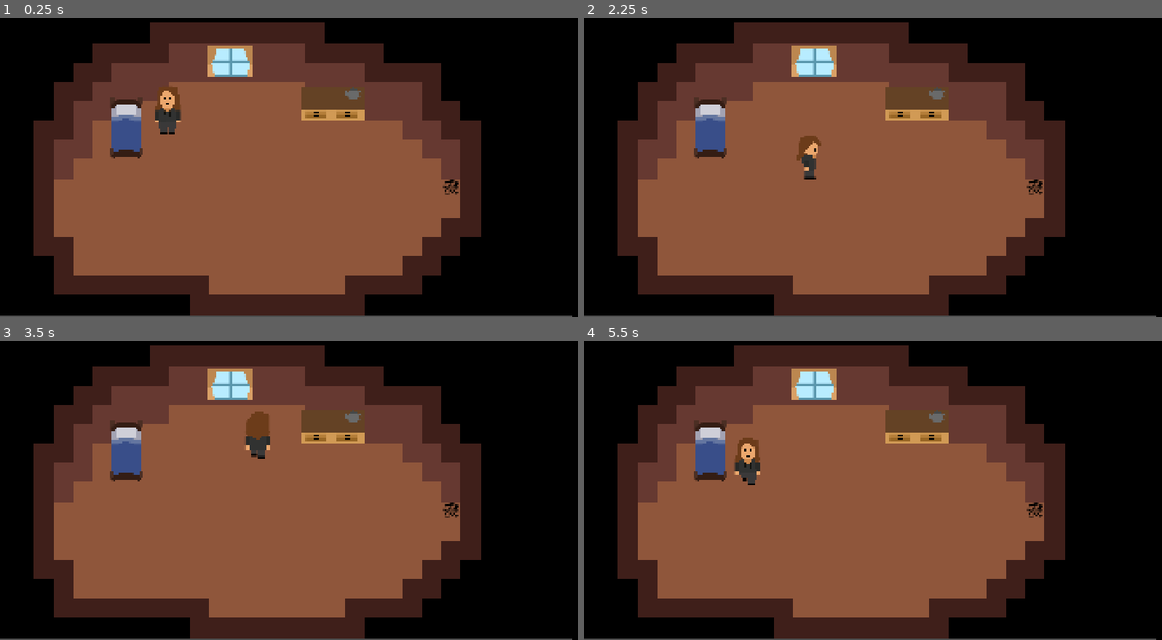
Above: before the commit, frames 1-4 (two rows, left to right).
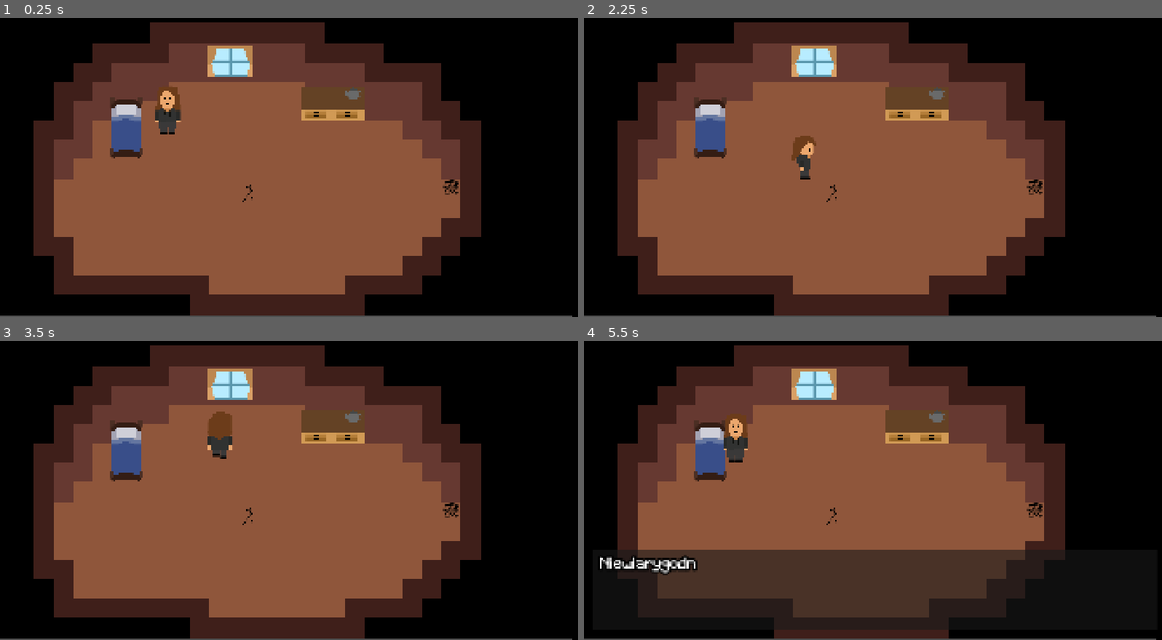
Above: after the commit, the same moments.

Repository: etper/pimpek-rpg-game
Game: Godot game, scene res://main.tscn
Same seed, same stepped clock (60 frames per second), same inputs: the game is played once before the commit and once after it.
Inputs:
- Up to frame 1 (0.25 s): no input
- Up to frame 2 (2.25 s): tap Enter at 0.5 s; hold D (move_right) 0.53-1.28 s; tap Z (interact) at 0.6, 2.1 s; hold S (move_down) 1.28-2.03 s; tap Shift (sprint) at 1.35 s; hold D (move_right) from 2.03 s (still down)
- Up to frame 3 (3.5 s): release D (move_right) at 2.78 s; hold W (move_up) from 2.78 s (still down); tap Shift (sprint) at 2.85 s
- Up to frame 4 (5.5 s): release W (move_up) at 3.53 s; hold A (move_left) 3.53-5.03 s; tap Z (interact) at 3.6, 5.1 s; tap Shift (sprint) at 4.35 s; hold S (move_down) from 5.03 s (still down)

The runs differ from the first frame. In frame 1, less than 0.1% of the frame differs, in the area x 41-44%, y 55-62%; in frame 2, 0.4%; in frame 3, 1.1%; in frame 4, 13%, in the area x 2-77%, y 26-93%.

Commit message:
add remove items feedback

Diff:
--- a/main.tscn
+++ b/main.tscn
@@ -23,6 +23,9 @@
 [ext_resource type="Texture2D" uid="uid://icrheki1yq2y" path="res://sprites/ants.png" id="21_getpj"]
 [ext_resource type="Resource" uid="uid://c6u5ajvayp0x6" path="res://enemies/ant.tres" id="22_d13ii"]
 [ext_resource type="Script" uid="uid://bkgurhpwesdqe" path="res://scripts/events/start_battle.gd" id="22_ryguw"]
+[ext_resource type="PackedScene" uid="uid://bmceh7bop7par" path="res://scenes/item_notifications.tscn" id="24_1u8w0"]
+[ext_resource type="Texture2D" uid="uid://c15nwfobh8g2g" path="res://sprites/player_placeholder.png" id="25_lswn8"]
+[ext_resource type="Script" uid="uid://bukwlb3ropmuc" path="res://scripts/events/remove_item.gd" id="26_a6jrf"]
 
 [sub_resource type="TileSetAtlasSource" id="TileSetAtlasSource_5vw27"]
 texture = ExtResource("1_5vw27")
@@ -205,6 +208,17 @@
 enemy = ExtResource("22_d13ii")
 metadata/_custom_type_script = "uid://bkgurhpwesdqe"
 
+[sub_resource type="Resource" id="Resource_2t1bs"]
+script = ExtResource("8_kek77")
+text = "haha
+jestem zlodziejem!"
+metadata/_custom_type_script = "uid://dqkdu1jl2bi1e"
+
+[sub_resource type="Resource" id="Resource_tp5bc"]
+script = ExtResource("26_a6jrf")
+item_id = "Stare Skarpetki"
+metadata/_custom_type_script = "uid://bukwlb3ropmuc"
+
 [node name="Main" type="Node2D" unique_id=1148531345]
 
 [node name="BG Music" type="AudioStreamPlayer2D" parent="." unique_id=701678097]
@@ -334,6 +348,13 @@
 [node name="InteractShape" parent="Ants" index="2" unique_id=931893703]
 scale = Vector2(0.4748381, 0.45600843)
 
+[node name="ItemNotifications" parent="." unique_id=296417052 instance=ExtResource("24_1u8w0")]
+
+[node name="Interactable" parent="." unique_id=384747797 instance=ExtResource("3_h2yge")]
+position = Vector2(820, 671)
+sprite = ExtResource("25_lswn8")
+events = Array[ExtResource("7_5vw27")]([SubResource("Resource_2t1bs"), SubResource("Resource_tp5bc")])
+
 [editable path="Bed"]
 [editable path="Teapot"]
 [editable path="KitchenCountertop2"]
--- /dev/null
+++ b/scenes/item_notification.gd
@@ -0,0 +1,27 @@
+extends Panel
+
+@onready var icon = $Hbox/Icon
+@onready var text_label = $Hbox/Text
+
+func setup(item_name: String, item_icon: Texture2D, amount: int, added: bool):
+	text_label.text = "%s %s x%d" % [
+		"Got" if added else "Lost",
+		item_name,
+		amount
+	]
+
+	icon.texture = item_icon
+
+	position.x = -size.x
+
+	var tween = create_tween()
+	tween.tween_property(self, "position:x", 0, 0.25)
+
+	await tween.finished
+	await get_tree().create_timer(2.0).timeout
+
+	tween = create_tween()
+	tween.tween_property(self, "position:x", -size.x, 0.25)
+
+	await tween.finished
+	queue_free()
--- /dev/null
+++ b/scenes/item_notification.tscn
@@ -0,0 +1,22 @@
+[gd_scene format=3 uid="uid://bkm41w156u5nx"]
+
+[ext_resource type="Script" uid="uid://bvjw8bcl6re2y" path="res://scenes/item_notification.gd" id="1_2t1bs"]
+
+[node name="ItemNotification" type="Panel" unique_id=1153881276]
+custom_minimum_size = Vector2(300, 48)
+script = ExtResource("1_2t1bs")
+
+[node name="Hbox" type="HBoxContainer" parent="." unique_id=675628545]
+layout_mode = 1
+anchors_preset = 15
+anchor_right = 1.0
+anchor_bottom = 1.0
+grow_horizontal = 2
+grow_vertical = 2
+
+[node name="Icon" type="TextureRect" parent="Hbox" unique_id=14128574]
+layout_mode = 2
+
+[node name="Text" type="Label" parent="Hbox" unique_id=1572428402]
+layout_mode = 2
+text = "Got Potion x3"
--- /dev/null
+++ b/scenes/item_notifications.gd
@@ -0,0 +1,24 @@
+extends CanvasLayer
+
+const ENTRY_SCENE = preload("res://scenes/item_notification.tscn")
+
+@onready var list = $Margin/List
+
+func show_notification(item_name: String, icon: Texture2D, amount: int, added: bool):
+	var entry = ENTRY_SCENE.instantiate()
+
+	list.add_child(entry)
+	entry.setup(item_name, icon, amount, added)
+
+func _ready():
+	Inventory.item_feedback.connect(_on_item_feedback)
+
+func _on_item_feedback(item_id: String, amount: int, added: bool):
+	var data = ItemDatabase.ITEMS[item_id]
+
+	show_notification(
+		data["name"],
+		null,
+		amount,
+		added
+	)
--- /dev/null
+++ b/scenes/item_notifications.tscn
@@ -0,0 +1,13 @@
+[gd_scene format=3 uid="uid://bmceh7bop7par"]
+
+[ext_resource type="Script" uid="uid://boleipx00a6l1" path="res://scenes/item_notifications.gd" id="1_x8ro1"]
+
+[node name="ItemNotifications" type="CanvasLayer" unique_id=296417052]
+script = ExtResource("1_x8ro1")
+
+[node name="Margin" type="MarginContainer" parent="." unique_id=1519732727]
+offset_right = 40.0
+offset_bottom = 40.0
+
+[node name="List" type="VBoxContainer" parent="Margin" unique_id=1032177362]
+layout_mode = 2
--- a/scripts/inventory.gd
+++ b/scripts/inventory.gd
@@ -1,6 +1,8 @@
 extends Node
 
 signal inventory_changed
+
+signal item_feedback(item_id: String, amount: int, added: bool)
 
 var items: Dictionary = {}
 # Example:
@@ -11,7 +13,9 @@
 
 func add_item(id: String, amount := 1):
 	items[id] = items.get(id, 0) + amount
+
 	inventory_changed.emit()
+	item_feedback.emit(id, amount, true)
 
 func remove_item(id: String, amount := 1) -> bool:
 	if !items.has(id):
@@ -26,6 +30,7 @@
 		items.erase(id)
 
 	inventory_changed.emit()
+	item_feedback.emit(id, amount, false)
 	return true
 
 func has_item(id: String, amount := 1) -> bool:
--- a/scripts/item_database.gd
+++ b/scripts/item_database.gd
@@ -4,5 +4,9 @@
 	"potion": {
 		"name": "Potion",
 		"heal": 10
+	},
+	"Stare Skarpetki": {
+		"name": "Stare Skarpetki",
+		"icon": "res://sprites/ants.png"
 	}
 }
Not shown, added: scenes/item_notification.gd.uid
Not shown, added: scenes/item_notifications.gd.uid
